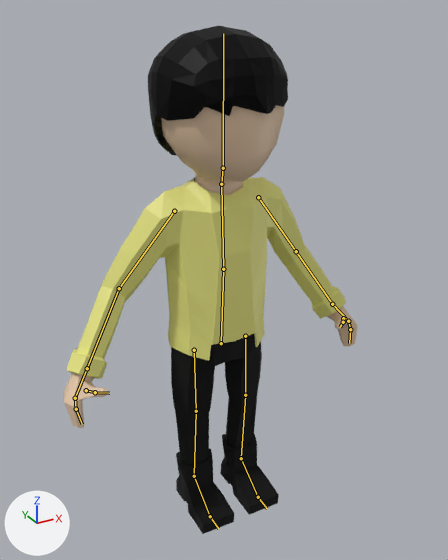
Two versions of the Blender file Crowd-Game/Assets/Blends/Security Man.blend, one commit apart.
One viewpoint serves both versions: a camera (50 mm lens) standing at (-7.72, -14.38, 14.83) and looking at (-0.34, -0.96, 8.12). The lights are fixed; the arrows at lower left show +X, +Y and +Z. The bones that bend it are drawn over the model as lines.

Objects in the first picture: 'Character'.
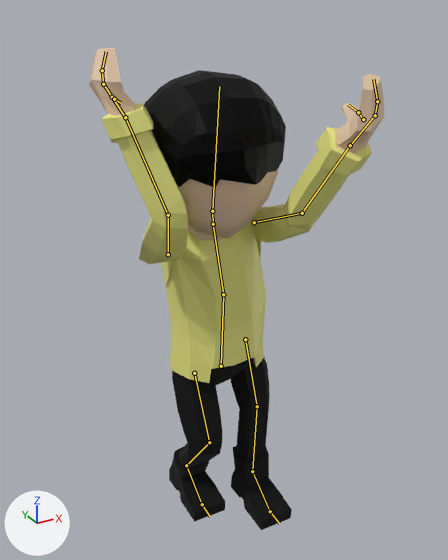
The newer file adds an action. The first version stands in its rest pose; the second is drawn at frame 10 of the action 'Catch'.

The edits, one by one:
Bone 'Torso' (bone_torso) moves from (0.0, 0.0, 0.0) to (0.0, -0.79, -0.05).
Bone 'Chest' (bone_chest) turns from (0, 0, 0) to (12, -5, 12) degrees about its own x, y and z.
Bone 'Head' (bone_head) turns from (0, 0, 0) to (-2, -3, 9) degrees about its own x, y and z.
Bone 'Upper Arm.L' (bone_upper_arm_l) turns from (0, 0, 0) to (29, -47, -141) degrees about its own x, y and z.
Bone 'Lower Arm.L' (bone_lower_arm_l) turns from (0, 0, 0) to (25, -46, -28) degrees about its own x, y and z.
Bone 'Upper Arm.R' (bone_upper_arm_r) turns from (0, 0, 0) to (37, 30, 161) degrees about its own x, y and z.
Bone 'Lower Arm.R' (bone_lower_arm_r) turns from (0, 0, 0) to (21, 12, 42) degrees about its own x, y and z.
Bone 'Upper Leg.L' (bone_upper_leg_l) moves from (0.0, 0.0, 0.0) to (0.0, -0.66, 0.01).
Bone 'Leg Control.L' (bone_leg_control_l) moves from (0.0, 0.0, 0.0) to (0.0, 0.73, 0.0).
Bone 'Leg Control.R' (bone_leg_control_r) moves from (0.0, 0.0, 0.0) to (0.0, -0.58, 0.0).

Location of each change, (x1, y1, x2, y2) in pixels of the pictures (448 x 560 px):
'Character', posed
    before: (64, 26, 357, 534)
    after: (89, 47, 384, 530)
bone 'Torso', root to tip
    before: (221, 343) to (223, 269)
    after: (221, 366) to (223, 294)
bone 'Chest', root to tip
    before: (223, 269) to (221, 184)
    after: (223, 294) to (213, 224)
bone 'Head', root to tip
    before: (223, 168) to (223, 33)
    after: (212, 211) to (219, 86)
bone 'Upper Arm.L', root to tip
    before: (258, 197) to (296, 251)
    after: (254, 222) to (302, 213)
bone 'Lower Arm.L', root to tip
    before: (296, 251) to (332, 304)
    after: (302, 213) to (350, 145)
bone 'Upper Arm.R', root to tip
    before: (174, 211) to (119, 288)
    after: (168, 254) to (168, 215)
bone 'Lower Arm.R', root to tip
    before: (119, 288) to (87, 368)
    after: (168, 215) to (125, 117)
bone 'Upper Leg.L', root to tip
    before: (245, 336) to (245, 395)
    after: (245, 339) to (257, 406)
